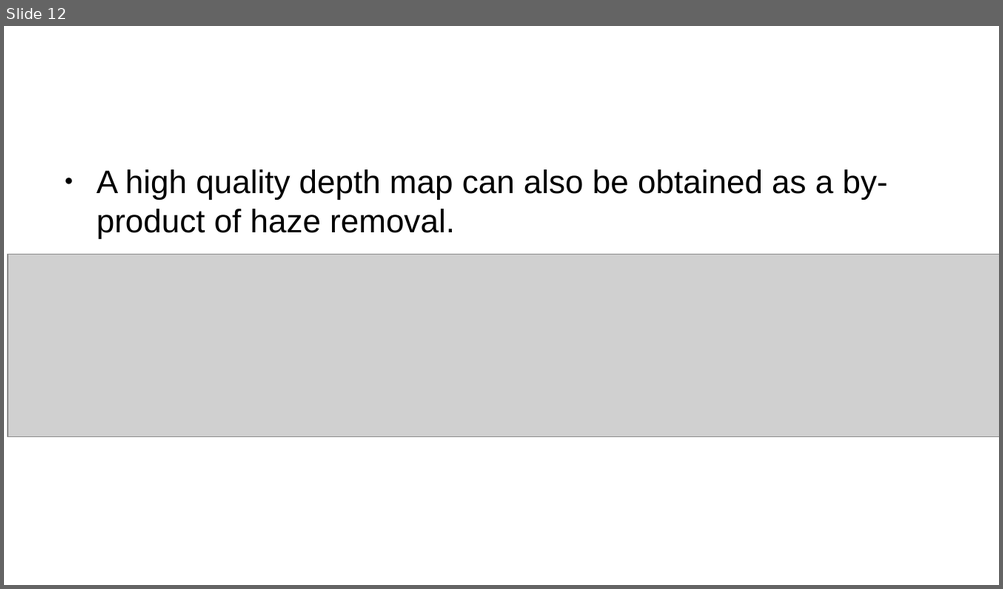
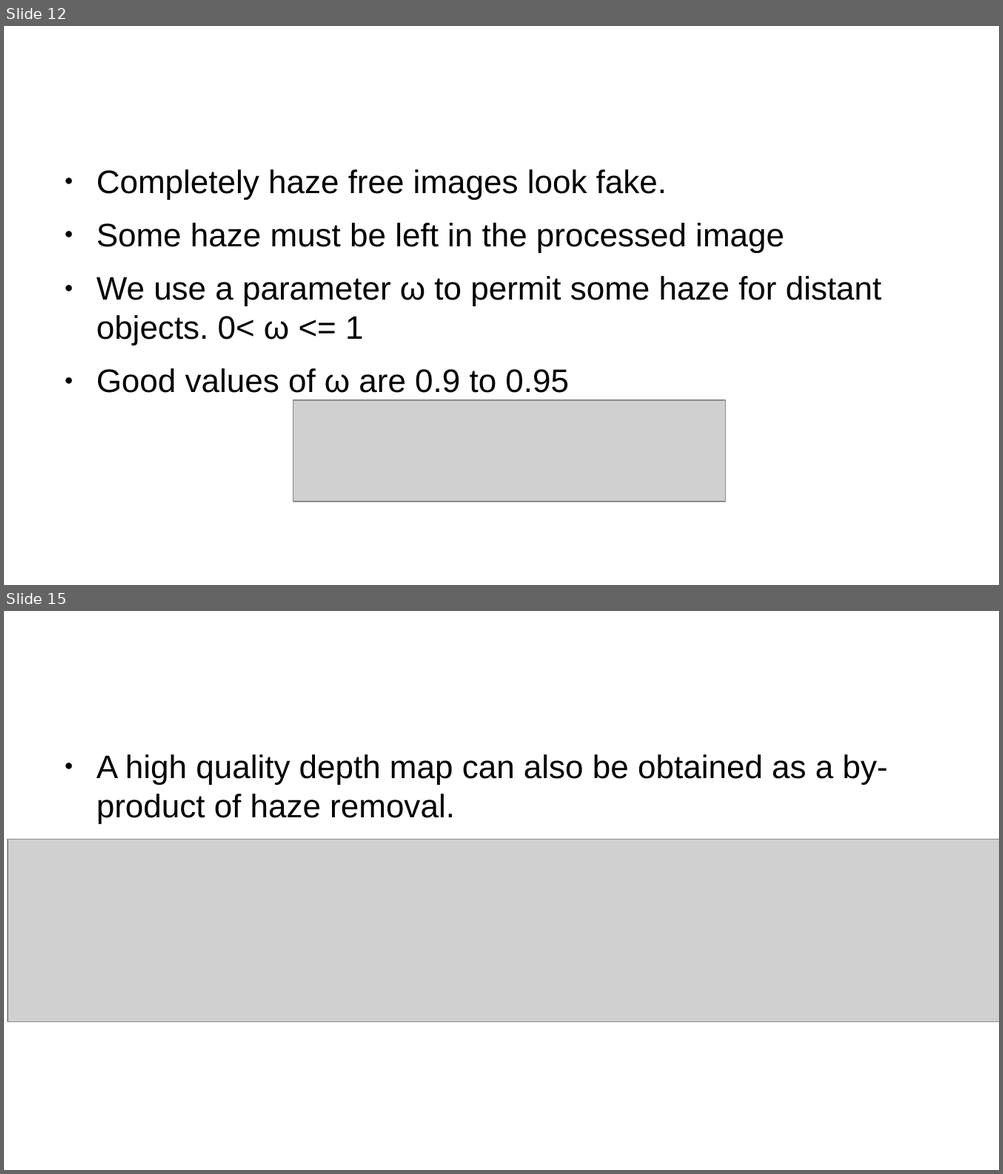
Before and after one commit to divy-kala/Single-Image-Haze-Removal-Using-Dark-Channel-Prior, a slide deck: singleimage.odp. Shown one above the other, each under a label of ours: slide 12 before the commit, slides 12 and 15 after it; the slides between them are not shown. The pictures are 1003x589 and 1003x1174 pixels, drawn with LibreOffice and Linux fonts; fonts in the diff are those of the drawing; grey boxes stand for pictures; background and template pictures are left out. Boxes give left, top, right and bottom in pixels: in the first picture for what was removed or moved away, otherwise in the second. Text is boxed around its words. In the diff, an @@ line names an element or a change of style, - is before the commit and + after.

```diff
--- a/singleimage.odp
+++ b/singleimage.odp
@@ slide 12 added at [4,26,999,585], background #FFFFFF @@
@@ title added at [54,47,747,140], 35.7 pt, text #FFFFFF @@
+Aerial Perspective
@@ text added at [96,170,882,393], 26 pt, text #000000 @@
+● Completely haze free images look fake.
+● Some haze must be left in the processed image
+● We use a parameter ω to permit some haze for distant objects. 0< ω <= 1
+● Good values of ω are 0.9 to 0.95
@@ picture added at [293,400,725,502] @@
@@ what was slide 12 is now slide 15 @@
```
Also in this commit, not shown: 2 slides changed, 4 other slides added, 2 slides removed, 1 other file.
